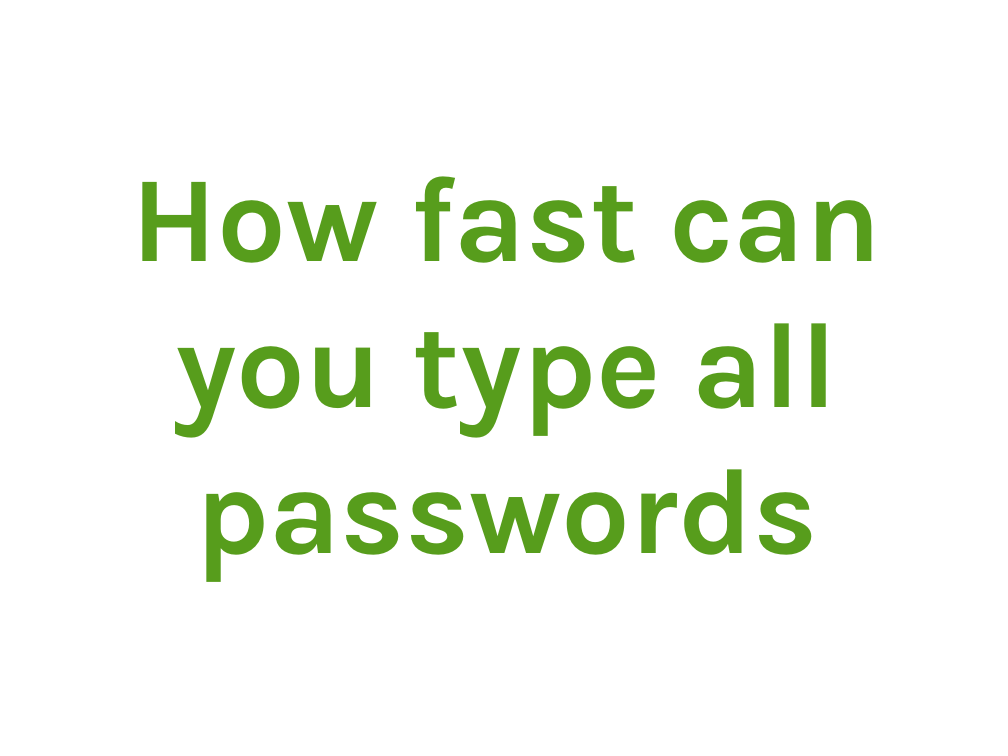
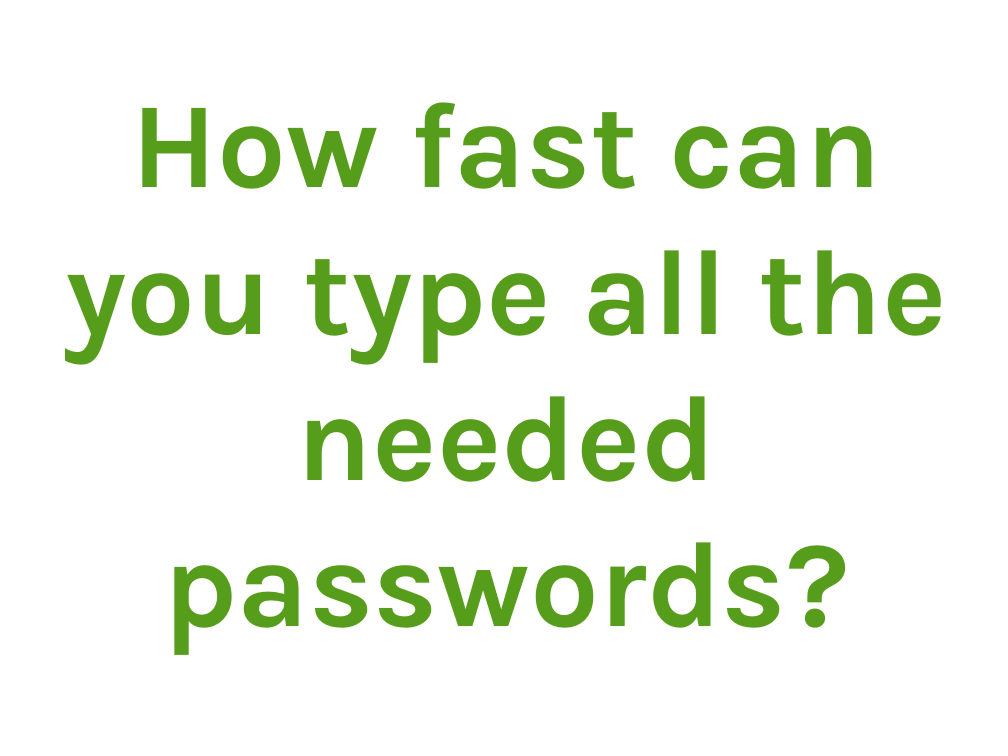
Before and after one commit to arver/arver, a slide deck: slide 6 of presentation/28c3.odp. Drawn at 1008x756 pixels with LibreOffice and Linux fonts; fonts in the diff are those of the drawing. Boxes give left, top, right and bottom in pixels: in the first picture for what was removed or moved away, otherwise in the second. Text is boxed around its words. In the diff, an @@ line names an element or a change of style, - is before the commit and + after.

Commit message:
some fixes

```diff
--- a/presentation/28c3.odp
+++ b/presentation/28c3.odp
@@ title at <box>65,102,948,655</box>: text changed @@
-How fast can you type all passwords
+How fast can you type all the needed passwords?
```
Also in this commit, not shown: 3 other slides changed, 2 slides removed.
